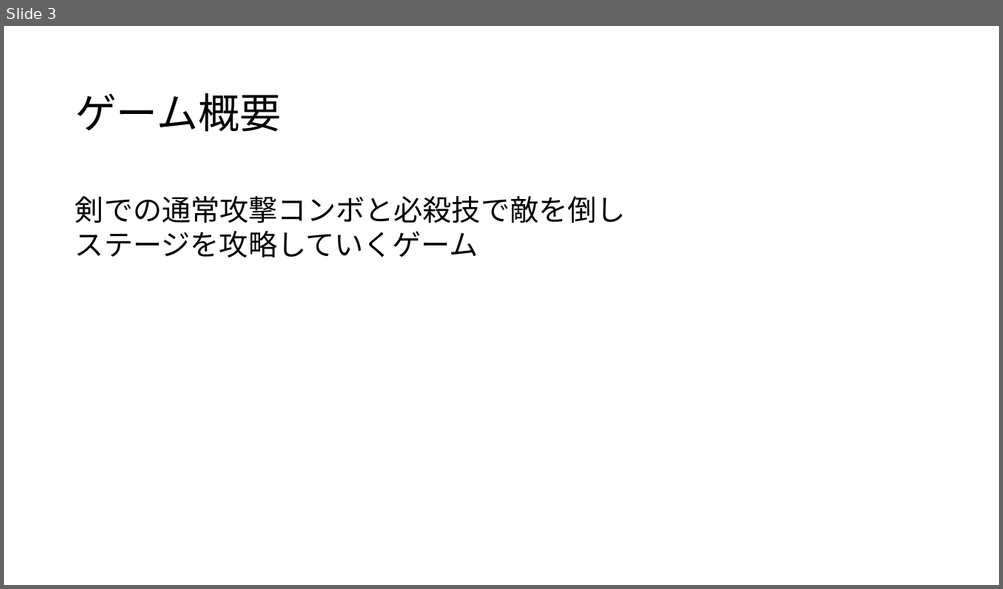
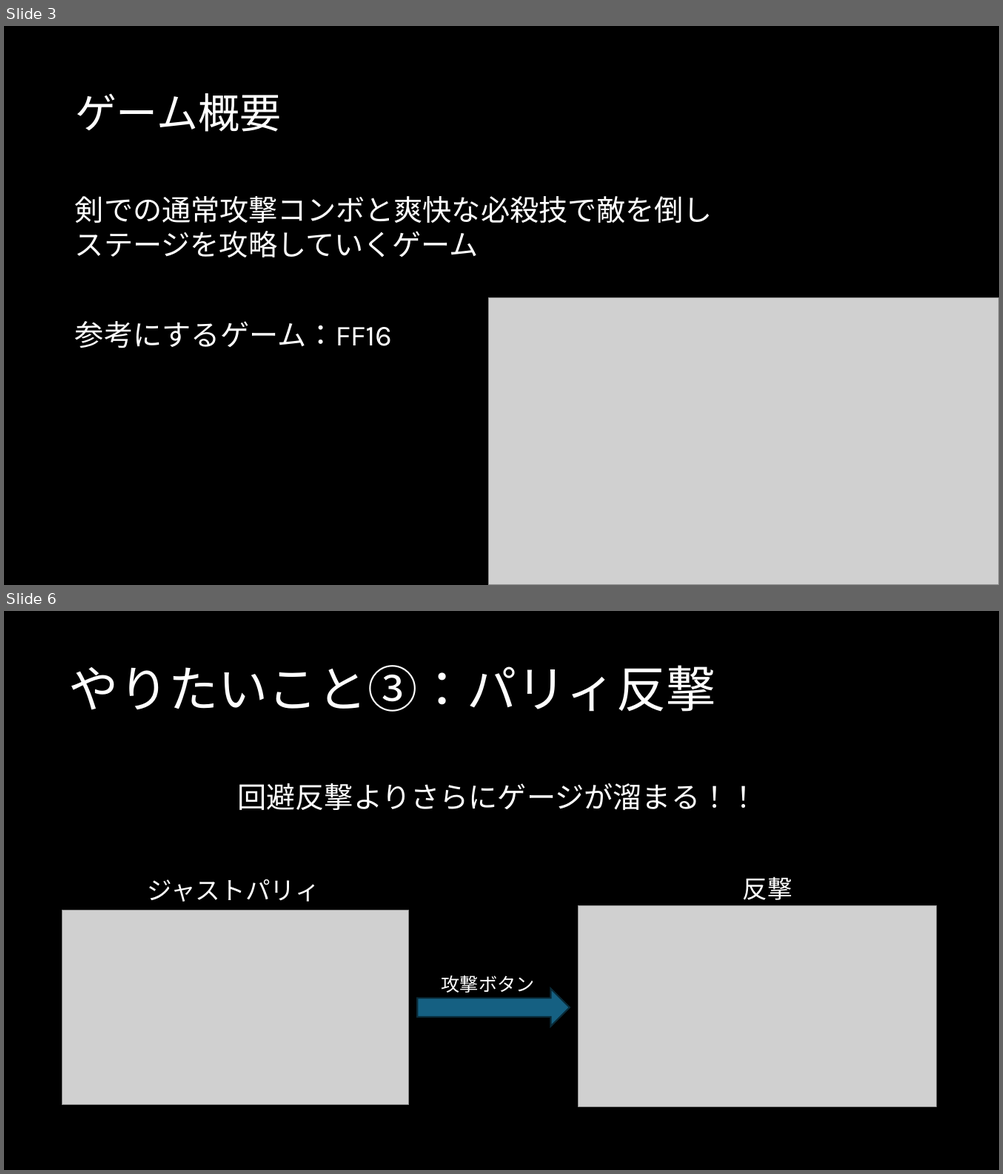
Before and after one commit to Tiger5286/SummerGame_2026, a slide deck: 夏ゲーム企画.pptx. Shown one above the other, each under a label of ours: slide 3 before the commit, slides 3 and 6 after it; the slides between them are not shown. The pictures are 1003x589 and 1003x1174 pixels, drawn with LibreOffice and Linux fonts; fonts in the diff are those of the drawing; grey boxes stand for pictures. Boxes give left, top, right and bottom in pixels: in the first picture for what was removed or moved away, otherwise in the second. Text is boxed around its words. In the diff, an @@ line names an element or a change of style, - is before the commit and + after.

```diff
--- a/夏ゲーム企画.pptx
+++ b/夏ゲーム企画.pptx
@@ slide 6 added at [4, 611, 999, 1170], background #000000 @@
@@ text added at [69, 665, 715, 712], 48 pt, text #FFFFFF @@
+やりたいこと③：パリィ反撃
@@ text added at [237, 783, 757, 810], 28 pt, text #FFFFFF @@
+回避反撃よりさらにゲージが溜まる！！
@@ text added at [742, 877, 791, 900], 24 pt, text #FFFFFF @@
+反撃
@@ text added at [147, 879, 320, 902], 24 pt, text #FFFFFF @@
+ジャストパリィ
@@ picture added at [62, 910, 408, 1105] @@
@@ picture added at [578, 906, 936, 1107] @@
@@ text added at [441, 976, 535, 993], 18 pt, text #FFFFFF @@
+攻撃ボタン
@@ right arrow added at [418, 989, 569, 1027], fill #156082, outline #092A39 1.5 pt @@
@@ slide 3 changed as well @@
@@ background #FFFFFF to #000000 @@
@@ text "ゲーム概要" at [75, 93, 281, 132]: font Noto Sans CJK JP to Karla, text colour #000000 to #FFFFFF @@
@@ text at [75, 196, 712, 224]: text changed; font Noto Sans CJK JP to Karla; text colour #000000 to #FFFFFF @@
-剣での通常攻撃コンボと必殺技で敵を倒し
+剣での通常攻撃コンボと爽快な必殺技で敵を倒し
@@ text at [75, 231, 478, 258]: font Noto Sans CJK JP to Karla, text colour #000000 to #FFFFFF in "ステージを攻略していくゲーム" @@
@@ picture added at [488, 298, 999, 585] @@
@@ text added at [75, 321, 392, 349], 28 pt, text #FFFFFF @@
+参考にするゲーム：FF16
```
Also in this commit, not shown: 4 other slides changed, 1 slide removed.
